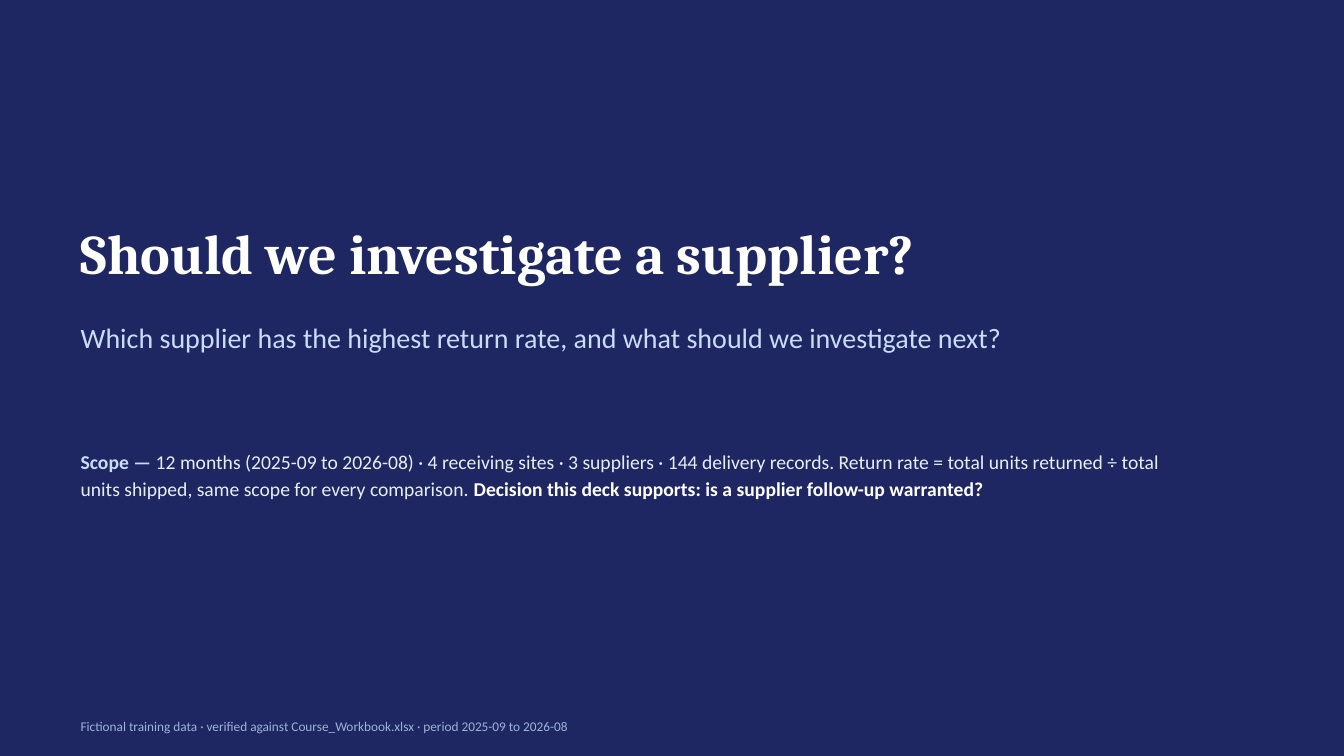
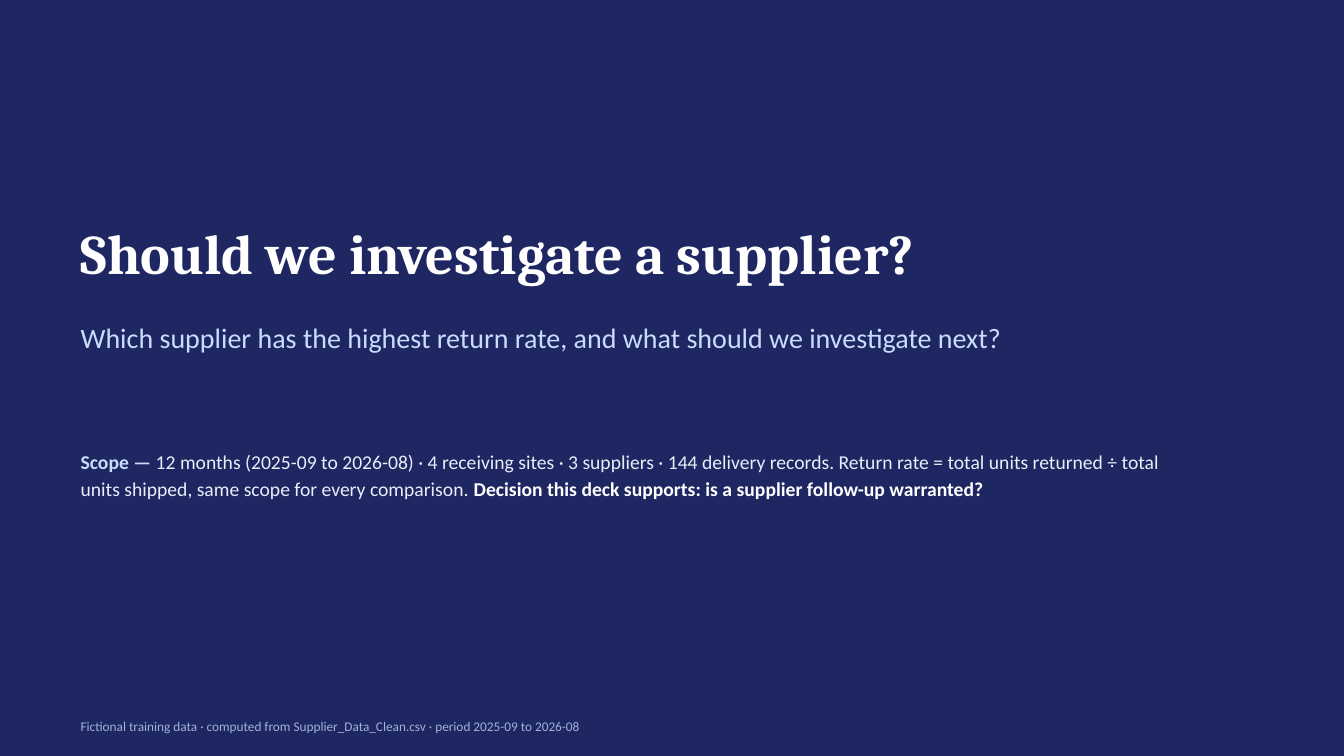
Before and after one commit to naviero1/Claude-Works, a slide deck: slide 1 of ai-training-prompt-engineering/references/exercise-data/Supplier_Quality_Mock_Presentation.pptx. Drawn at 1344x756 pixels with LibreOffice and Linux fonts; fonts in the diff are those of the drawing. Boxes give left, top, right and bottom in pixels: in the first picture for what was removed or moved away, otherwise in the second. Text is boxed around its words. In the diff, an @@ line names an element or a change of style, - is before the commit and + after.

```diff
--- a/ai-training-prompt-engineering/references/exercise-data/Supplier_Quality_Mock_Presentation.pptx
+++ b/ai-training-prompt-engineering/references/exercise-data/Supplier_Quality_Mock_Presentation.pptx
@@ text at (x1=81, y1=722, x2=579, y2=733): text changed @@
-Fictional training data · verified against Course_Workbook.xlsx · period 2025-09 to 2026-08
+Fictional training data · computed from Supplier_Data_Clean.csv · period 2025-09 to 2026-08
```
Also in this commit, not shown: 4 other slides changed, 27 other files.
